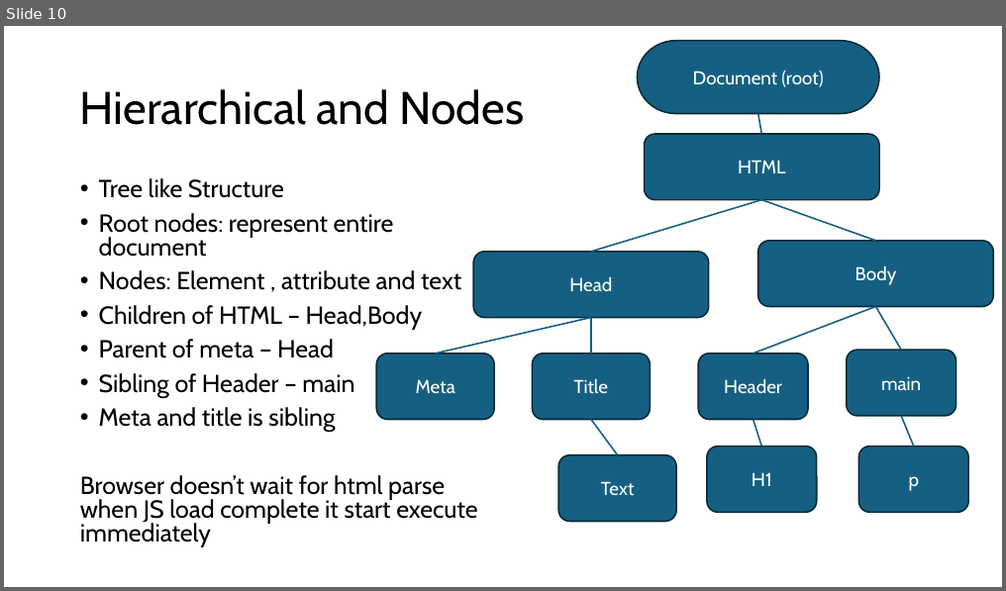
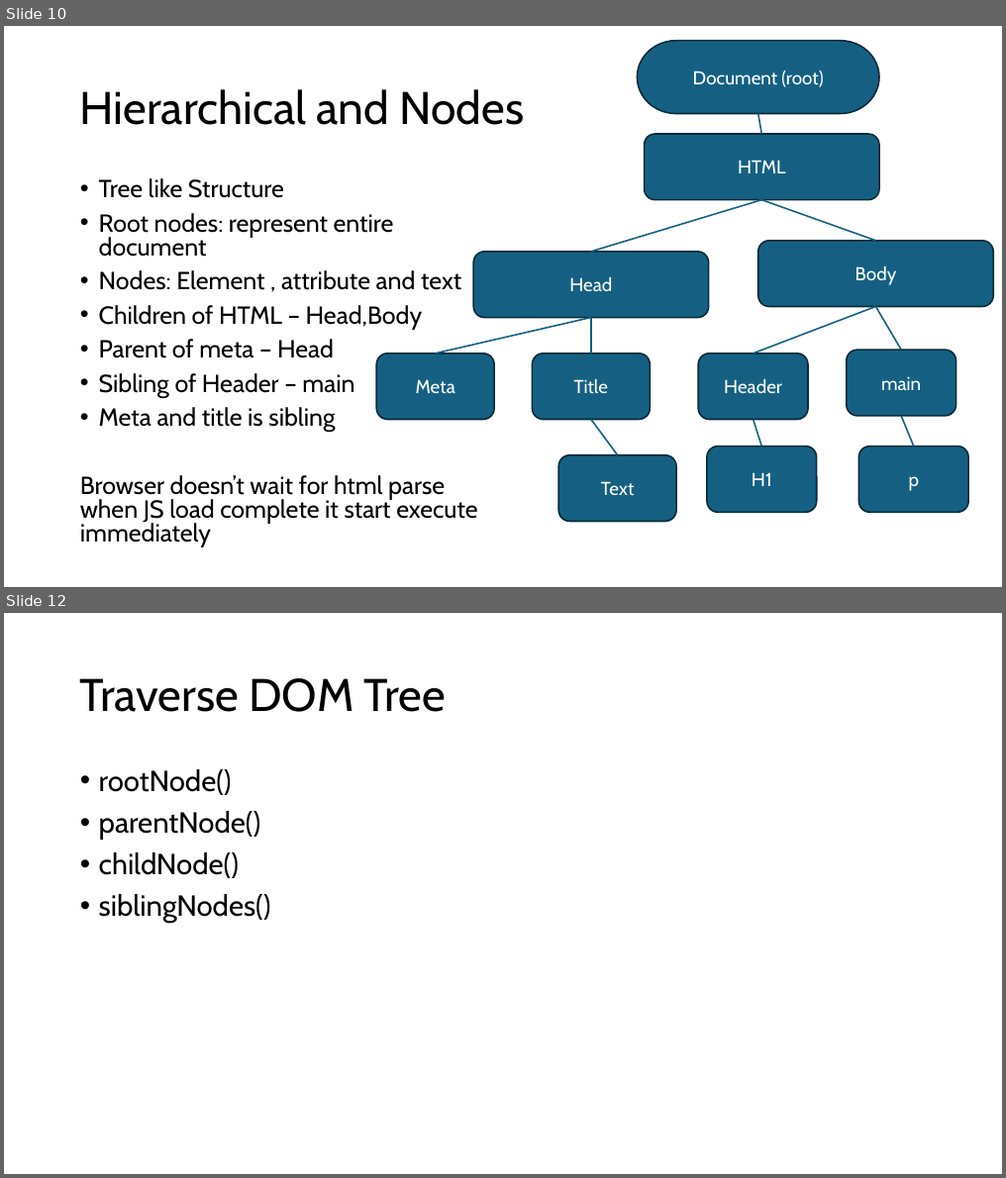
Before and after one commit to PiyushChaturvedii/Batch06, a slide deck: JS/JavaScript.pptx. Shown one above the other, each under a label of ours: slide 10 before the commit, slides 10 and 12 after it; the slides between them are not shown. The pictures are 1006x591 and 1006x1178 pixels, drawn with LibreOffice and Linux fonts; fonts in the diff are those of the drawing. Boxes give left, top, right and bottom in pixels: in the first picture for what was removed or moved away, otherwise in the second. Text is boxed around its words. In the diff, an @@ line names an element or a change of style, - is before the commit and + after.

```diff
--- a/JS/JavaScript.pptx
+++ b/JS/JavaScript.pptx
@@ slide 12 added at (4,613,1002,1174), background #FFFFFF @@
@@ title added at (80,678,446,712), 44 pt, text #000000 @@
+Traverse DOM Tree
@@ text added at (99,769,271,924), 28 pt, text #000000 @@
+• rootNode()
+• parentNode()
+• childNode()
+• siblingNodes()
```
Also in this commit, not shown: 1 slide changed, 3 other slides added, 28 other files.
